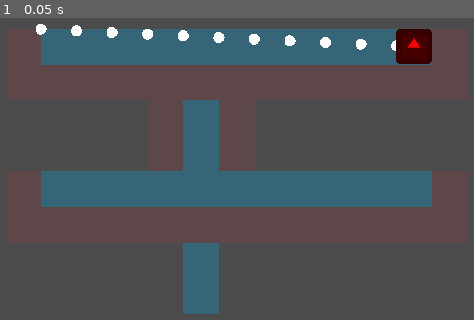
Above: before the commit, frame 1.
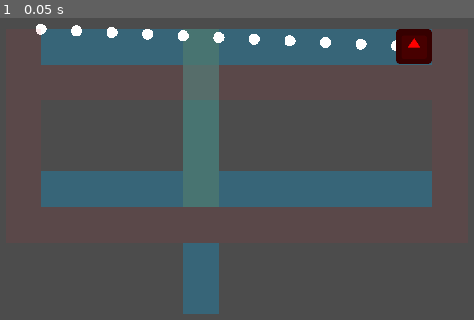
Above: after the commit, the same moment.

Repository: schnuet/ld-game-2020-4
Game: Godot game, scene res://objects/TestRoom.tscn
Two runs of this game, one before a commit and one after it. Both use one fixed random seed, a clock stepped at 60 frames per second and the inputs below. This scene is started directly instead of the project's main scene. The engine's default icon, where the game draws it, is replaced by a stand-in: a white triangle on a blue panel in a dark square.
Inputs:
- Up to frame 1 (0.05 s): no input

The runs differ from the first frame. In frame 1, 0.9% of the frame differs, in the area x 38-47%, y 15-28%.

Commit message:
Improve minion controller

Diff:
--- /dev/null
+++ b/objects/Ladder.gd
@@ -0,0 +1,16 @@
+extends Area2D
+
+
+# Declare member variables here. Examples:
+# var a = 2
+# var b = "text"
+
+
+# Called when the node enters the scene tree for the first time.
+func _ready():
+	pass # Replace with function body.
+
+
+# Called every frame. 'delta' is the elapsed time since the previous frame.
+#func _process(delta):
+#	pass
--- a/objects/MinionController.gd
+++ b/objects/MinionController.gd
@@ -9,6 +9,7 @@
 export(float) var min_x_distance = 0.5
 var nav2D : Navigation2D
 
+var is_at_ladder = false
 
 var target_pos
 
@@ -43,17 +44,25 @@
 		return
 
 	var vec_to_target_pos = path[1] - position
-	var x_dir = 0
 
-	if vec_to_target_pos.x > 0:
-		x_dir = 1
-	elif vec_to_target_pos.x < 0:
-		x_dir = -1
+	var should_use_ladder = _should_use_lader(vec_to_target_pos)
 
-	velocity.x = x_dir * walk_speed
-	velocity.y += GRAVITY * delta
+	if should_use_ladder == 0:
 
-	velocity = move_and_slide(velocity)
+		var x_dir = 0
+
+		if vec_to_target_pos.x > 0:
+			x_dir = 1
+		elif vec_to_target_pos.x < 0:
+			x_dir = -1
+
+		velocity.x = x_dir * walk_speed
+		velocity.y += GRAVITY * delta
+
+		velocity = move_and_slide(velocity)
+
+	#elif should_use_ladder == 1:
+
 
 func is_at_target():
 	var extents = $CollisionShape2D.shape.extents
@@ -62,3 +71,31 @@
 		if abs(position.y - target_pos.y) <= (extents.y * 2):
 			return true
 	return false
+
+# returns 0 for "should not use", 1 for "should go down", -1 for "should go up"
+func _should_use_lader(to_target):
+	if abs(to_target.y) > abs(to_target.x):
+		if to_target.y > 0:
+			return 1
+		else:
+			return -1
+	return 0
+
+
+func _on_Area2D_body_entered(body):
+	if target_pos == null:
+		return
+	var path = nav2D.get_simple_path(position, target_pos)
+	if path.empty():
+		return
+
+	var vec_to_target_pos = path[1] - position
+	if abs(vec_to_target_pos.y) > abs(vec_to_target_pos.x):
+		print("Use Ladder")
+
+	is_at_ladder = true
+	print("At Ladder")
+
+
+func _on_Area2D_body_exited(body):
+	print("Exit Ladder")
--- a/objects/TestRoom.tscn
+++ b/objects/TestRoom.tscn
@@ -1,10 +1,12 @@
-[gd_scene load_steps=11 format=2]
+[gd_scene load_steps=16 format=2]
 
 [ext_resource path="res://icon.png" type="Texture" id=1]
 [ext_resource path="res://Test.gd" type="Script" id=2]
 [ext_resource path="res://objects/MinionController.gd" type="Script" id=3]
 [ext_resource path="res://sprites/tiles/Collision.png" type="Texture" id=4]
 [ext_resource path="res://sprites/tiles/Navigation.png" type="Texture" id=5]
+[ext_resource path="res://objects/Ladder.gd" type="Script" id=6]
+[ext_resource path="res://sprites/tiles/Ladder.png" type="Texture" id=7]
 
 [sub_resource type="GDScript" id=1]
 script/source = "extends Node2D
@@ -57,6 +59,9 @@
 [sub_resource type="ConvexPolygonShape2D" id=3]
 points = PoolVector2Array( 0, 0, 64, 0, 64, 64, 0, 64 )
 
+[sub_resource type="ConvexPolygonShape2D" id=6]
+points = PoolVector2Array( 0, 0, 64, 0, 64, 64, 0, 64 )
+
 [sub_resource type="TileSet" id=4]
 0/name = "Navigation.png 0"
 0/texture = ExtResource( 5 )
@@ -94,6 +99,53 @@
 "shape_transform": Transform2D( 1, 0, 0, 1, 0, 0 )
 } ]
 1/z_index = 0
+2/name = "Ladder.png 2"
+2/texture = ExtResource( 7 )
+2/tex_offset = Vector2( 0, 0 )
+2/modulate = Color( 1, 1, 1, 0.133333 )
+2/region = Rect2( 0, 0, 64, 64 )
+2/tile_mode = 0
+2/occluder_offset = Vector2( 0, 0 )
+2/navigation_offset = Vector2( 0, 0 )
+2/shape_offset = Vector2( 0, 0 )
+2/shape_transform = Transform2D( 1, 0, 0, 1, 0, 0 )
+2/shape = SubResource( 6 )
+2/shape_one_way = false
+2/shape_one_way_margin = 1.0
+2/shapes = [ {
+"autotile_coord": Vector2( 0, 0 ),
+"one_way": false,
+"one_way_margin": 1.0,
+"shape": SubResource( 6 ),
+"shape_transform": Transform2D( 1, 0, 0, 1, 0, 0 )
+} ]
+2/z_index = 0
+
+[sub_resource type="ConvexPolygonShape2D" id=7]
+points = PoolVector2Array( 0, 0, 64, 0, 64, 64, 0, 64 )
+
+[sub_resource type="TileSet" id=8]
+0/name = "Collision.png 0"
+0/texture = ExtResource( 4 )
+0/tex_offset = Vector2( 0, 0 )
+0/modulate = Color( 1, 1, 1, 0.0862745 )
+0/region = Rect2( 0, 0, 64, 64 )
+0/tile_mode = 0
+0/occluder_offset = Vector2( 0, 0 )
+0/navigation_offset = Vector2( 0, 0 )
+0/shape_offset = Vector2( 0, 0 )
+0/shape_transform = Transform2D( 1, 0, 0, 1, 0, 0 )
+0/shape = SubResource( 7 )
+0/shape_one_way = false
+0/shape_one_way_margin = 1.0
+0/shapes = [ {
+"autotile_coord": Vector2( 0, 0 ),
+"one_way": false,
+"one_way_margin": 1.0,
+"shape": SubResource( 7 ),
+"shape_transform": Transform2D( 1, 0, 0, 1, 0, 0 )
+} ]
+0/z_index = 0
 
 [sub_resource type="RectangleShape2D" id=5]
 extents = Vector2( 33.1604, 32.4274 )
@@ -104,11 +156,26 @@
 [node name="Navigation2D" type="Navigation2D" parent="."]
 script = ExtResource( 2 )
 
-[node name="TileMap" type="TileMap" parent="Navigation2D"]
+[node name="Navigation" type="TileMap" parent="Navigation2D"]
 z_index = -1
 tile_set = SubResource( 4 )
 format = 1
-tile_data = PoolIntArray( 262147, 1, 0, 262148, 0, 0, 262149, 0, 0, 262150, 0, 0, 262151, 0, 0, 262152, 0, 0, 262153, 0, 0, 262154, 0, 0, 262155, 0, 0, 262156, 0, 0, 262157, 0, 0, 262158, 0, 0, 262159, 1, 0, 327683, 1, 0, 327684, 1, 0, 327685, 1, 0, 327686, 1, 0, 327687, 1, 0, 327688, 1, 0, 327689, 1, 0, 327690, 1, 0, 327691, 1, 0, 327692, 1, 0, 327693, 1, 0, 327694, 1, 0, 327695, 1, 0, 393223, 1, 0, 393224, 0, 0, 393225, 1, 0, 458759, 1, 0, 458760, 0, 0, 458761, 1, 0, 524291, 1, 0, 524292, 0, 0, 524293, 0, 0, 524294, 0, 0, 524295, 0, 0, 524296, 0, 0, 524297, 0, 0, 524298, 0, 0, 524299, 0, 0, 524300, 0, 0, 524301, 0, 0, 524302, 0, 0, 524303, 1, 0, 589827, 1, 0, 589828, 1, 0, 589829, 1, 0, 589830, 1, 0, 589831, 1, 0, 589832, 1, 0, 589833, 1, 0, 589834, 1, 0, 589835, 1, 0, 589836, 1, 0, 589837, 1, 0, 589838, 1, 0, 589839, 1, 0, 655368, 0, 0, 720904, 0, 0 )
+tile_data = PoolIntArray( 262148, 0, 0, 262149, 0, 0, 262150, 0, 0, 262151, 0, 0, 262152, 0, 0, 262153, 0, 0, 262154, 0, 0, 262155, 0, 0, 262156, 0, 0, 262157, 0, 0, 262158, 0, 0, 327688, 0, 0, 393224, 0, 0, 458760, 0, 0, 524292, 0, 0, 524293, 0, 0, 524294, 0, 0, 524295, 0, 0, 524296, 0, 0, 524297, 0, 0, 524298, 0, 0, 524299, 0, 0, 524300, 0, 0, 524301, 0, 0, 524302, 0, 0, 655368, 0, 0, 720904, 0, 0 )
+
+[node name="Area2D" type="Area2D" parent="Navigation2D/Navigation"]
+script = ExtResource( 6 )
+
+[node name="Ladders" type="TileMap" parent="Navigation2D/Navigation/Area2D"]
+z_index = -1
+tile_set = SubResource( 4 )
+collision_use_parent = true
+format = 1
+tile_data = PoolIntArray( 262152, 2, 0, 327688, 2, 0, 393224, 2, 0, 458760, 2, 0, 524296, 2, 0 )
+
+[node name="Collisions" type="TileMap" parent="Navigation2D"]
+tile_set = SubResource( 8 )
+format = 1
+tile_data = PoolIntArray( 262147, 0, 0, 262159, 0, 0, 327683, 0, 0, 327684, 0, 0, 327685, 0, 0, 327686, 0, 0, 327687, 0, 0, 327688, 0, 0, 327689, 0, 0, 327690, 0, 0, 327691, 0, 0, 327692, 0, 0, 327693, 0, 0, 327694, 0, 0, 327695, 0, 0, 393219, 0, 0, 393231, 0, 0, 458755, 0, 0, 458767, 0, 0, 524291, 0, 0, 524303, 0, 0, 589827, 0, 0, 589828, 0, 0, 589829, 0, 0, 589830, 0, 0, 589831, 0, 0, 589832, 0, 0, 589833, 0, 0, 589834, 0, 0, 589835, 0, 0, 589836, 0, 0, 589837, 0, 0, 589838, 0, 0, 589839, 0, 0 )
 
 [node name="Minion" type="KinematicBody2D" parent="."]
 position = Vector2( 927.21, 287.398 )
@@ -121,3 +188,5 @@
 
 [node name="CollisionShape2D" type="CollisionShape2D" parent="Minion"]
 shape = SubResource( 5 )
+[connection signal="body_entered" from="Navigation2D/Navigation/Area2D" to="Minion" method="_on_Area2D_body_entered"]
+[connection signal="body_exited" from="Navigation2D/Navigation/Area2D" to="Minion" method="_on_Area2D_body_exited"]
